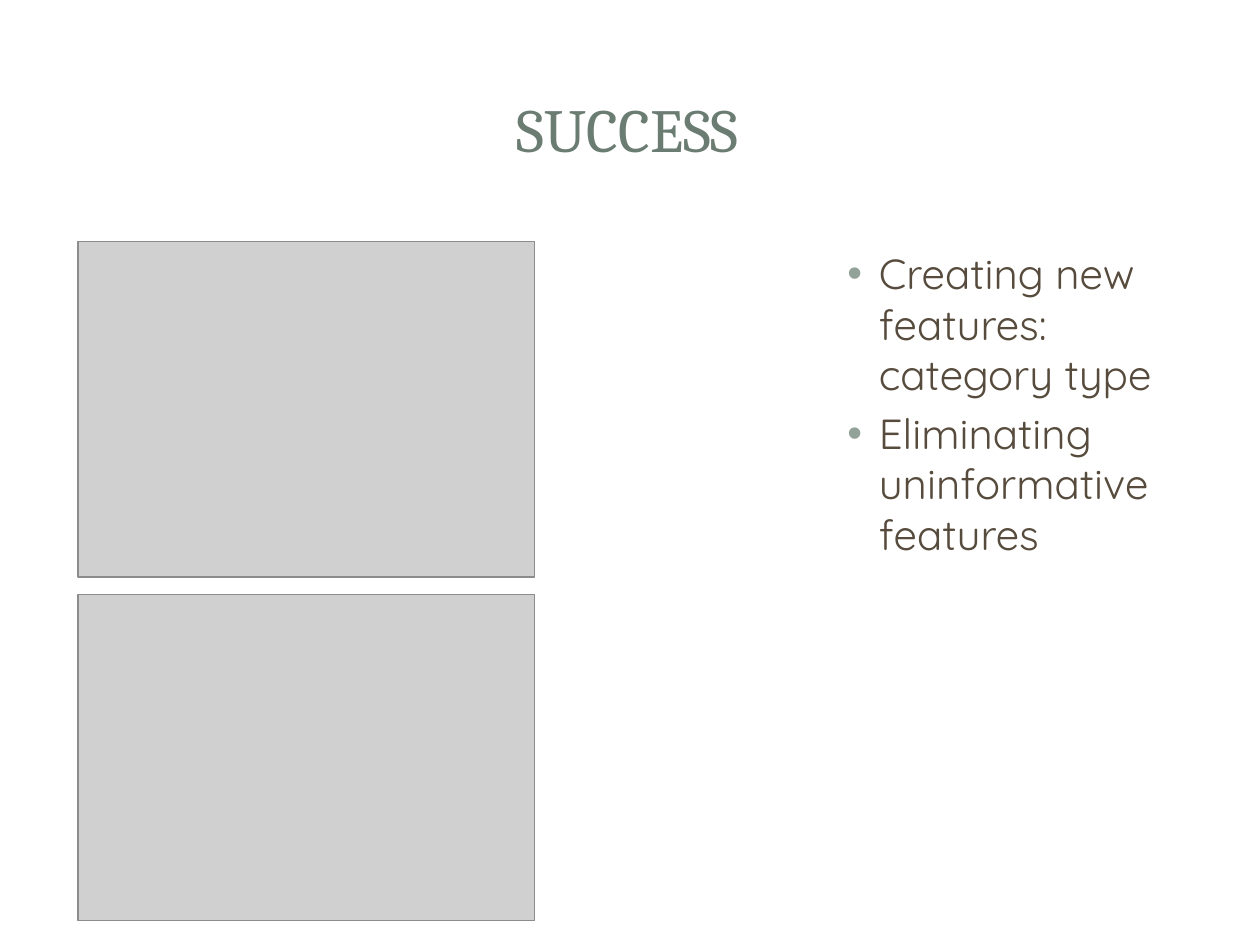
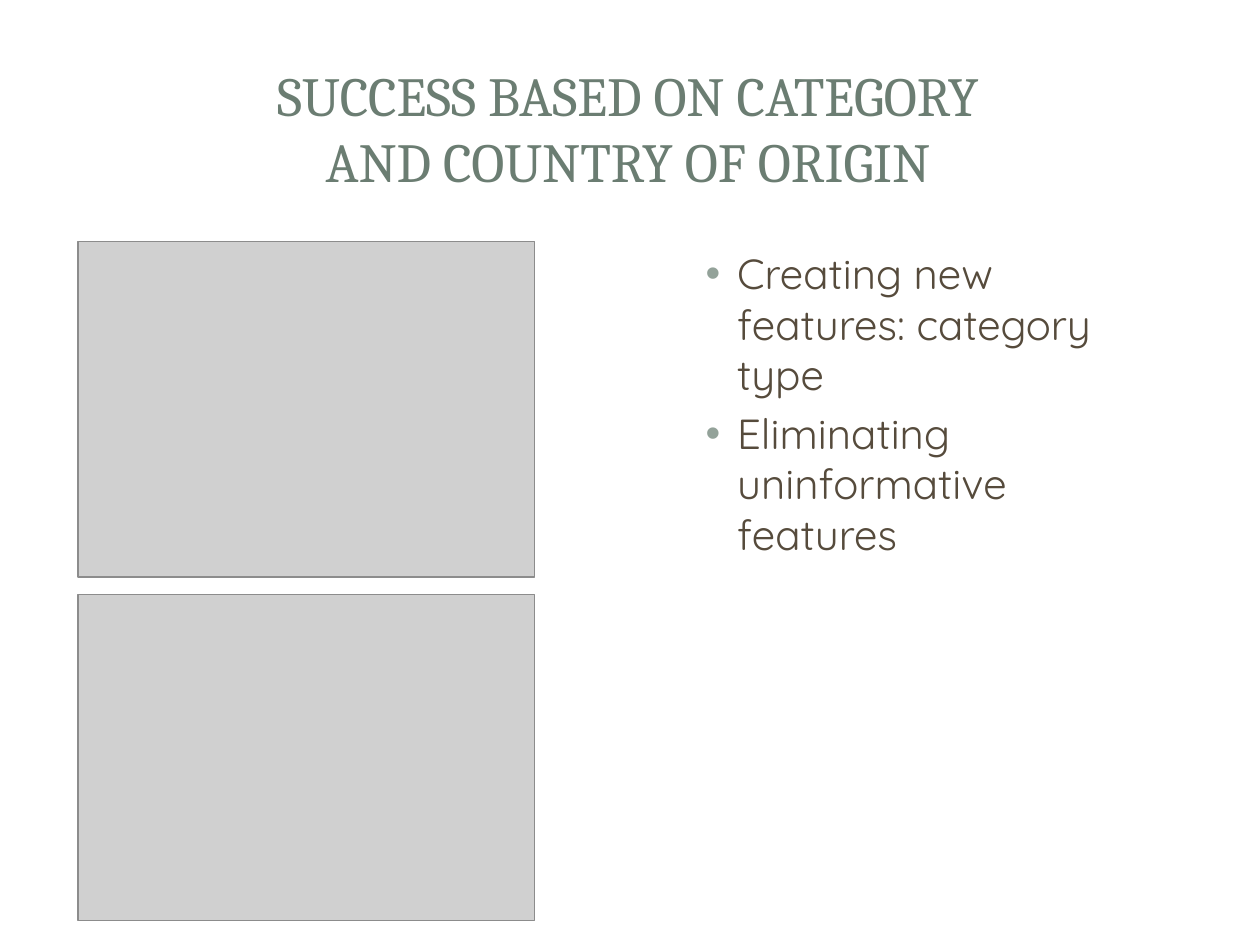
Before and after one commit to vlcekl/ds-crowdfunding, a slide deck: slide 10 of reports/crowdfunding_slidedeck.pptx. Drawn at 1260x945 pixels with LibreOffice and Linux fonts; fonts in the diff are those of the drawing; grey boxes stand for pictures; background and template pictures are left out. Boxes give left, top, right and bottom in pixels: in the first picture for what was removed or moved away, otherwise in the second. Text is boxed around its words. In the diff, an @@ line names an element or a change of style, - is before the commit and + after.

```diff
--- a/reports/crowdfunding_slidedeck.pptx
+++ b/reports/crowdfunding_slidedeck.pptx
@@ title at [277,79,979,183]: text changed; size 35 to 31.5 pt @@
-SUCCESS
+SUCCESS BASED ON CATEGORY
+AND COUNTRY OF ORIGIN
@@ text "Creating new features: category type" rewrapped from [879,259,1152,551] to [737,259,1091,551] @@
```
Also in this commit, not shown: 8 other slides changed.
